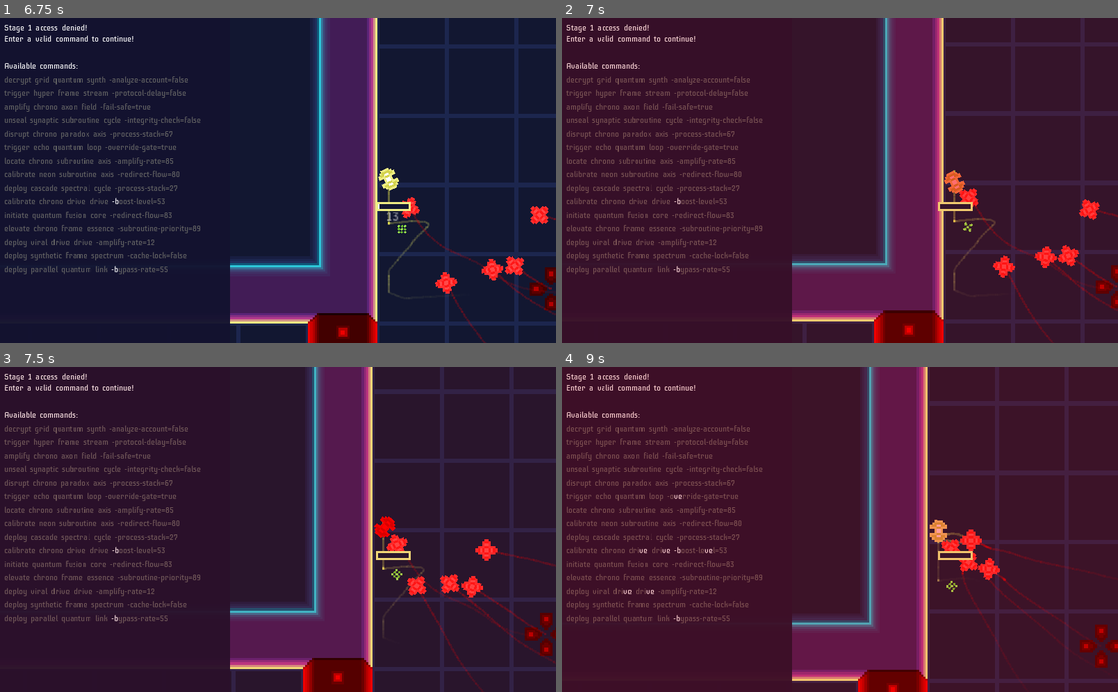
Above: before the commit, frames 1-4 (two rows, left to right).
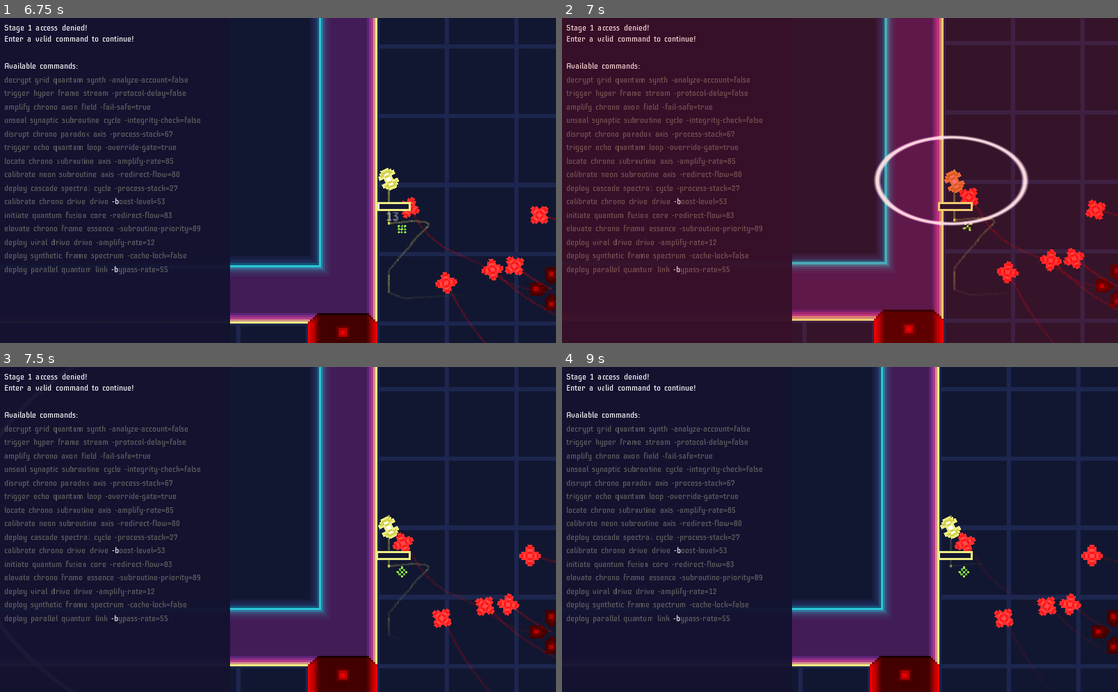
Above: after the commit, the same moments.

Repository: kosinaz/loop-breakerz
Game: Godot game, scene res://map.tscn
Same seed, same stepped clock (60 frames per second), same inputs: the game is played once before the commit and once after it.
Inputs (mouse positions are in pixels of both pictures, inside the frame that each line leads up to):
- Up to frame 1 (6.75 s): tap Enter at 0.5 s; move the mouse to (250, 245) at 0.52 s; tap 0 every 0.75 s from 0.6 to 6.6 s; move the mouse to (444, 229) at 1.27 s; move the mouse to (111, 131) at 2.02 s; move the mouse to (305, 180) at 2.77 s; move the mouse to (194, 99) at 3.52 s; move the mouse to (400, 164) at 4.27 s; move the mouse to (166, 196) at 5.02 s; move the mouse to (333, 109) at 5.77 s; move the mouse to (250, 245) at 6.52 s
- Up to frame 2 (7 s): no input
- Up to frame 3 (7.5 s): move the mouse to (444, 578) at 7.27 s; tap 0 at 7.35 s
- Up to frame 4 (9 s): move the mouse to (673, 480) at 8.02 s; tap 0 at 8.1, 8.85 s; move the mouse to (867, 529) at 8.77 s

Frame 1 is identical in both runs. In frame 2, 3.1% of the frame differs, in the area x 41-100%, y 0-100%; in frame 3, 15%; in frame 4, 99%, in the area x 0-100%, y 0-100%.
Error in both runs: Invalid get index 'text' (on base: 'Nil'). (res://breaker-panel.gd:71)

Commit message:
death effect

Diff:
--- a/Loop Breakerz/camera.gd
+++ b/Loop Breakerz/camera.gd
@@ -13,7 +13,6 @@
 	shake_duration = duration
 	modulate_color = color
 	original_offset = offset  # Store the original offset
-	print(panel.overlay)
 	panel.overlay.visible = true
 	is_modulating = true
 	set_process(true)
--- a/Loop Breakerz/iterator.gd
+++ b/Loop Breakerz/iterator.gd
@@ -13,6 +13,9 @@
 
 	# Make the enemy chase the player
 	if not target_player:
+		return
+
+	if target_player.died:
 		return
 
 	var collision = move_and_collide(position.direction_to(target_player.position) * speed * delta)
--- a/Loop Breakerz/looper.gd
+++ b/Loop Breakerz/looper.gd
@@ -5,6 +5,7 @@
 var health = 10
 var velocity = Vector2()
 var damaged = false
+var died = false
 
 # Direction the player is moving in (store last pressed direction)
 var move_direction = Vector2()
@@ -15,12 +16,18 @@
 # Shooting control
 var can_shoot = true
 var projectile_scene = preload("res://projectile_looper.tscn")
+var ring_scene = preload("res://ring.tscn")
+
+var expansion_speed = 0.5  # Speed of ring expansion
+var max_radius = 1.0  # Maximum radius
 
 onready var health_bar = $"%HealthBar"
 onready var damage_timer = $DamageTimer
 onready var animation_player = $AnimationPlayer
 
 func _process(_delta):
+	if died:
+		return
 	# Get the mouse position
 	var mouse_position = get_global_mouse_position()
 
@@ -62,9 +69,13 @@
 
 # Callback when the Timer times out
 func _on_attack_timer_timeout():
+	if died:
+		return
 	shoot()
 
 func take_damage(amount):
+	if died:
+		return
 	if damaged:
 		return
 	damaged = true
@@ -73,6 +84,14 @@
 	health_bar.value = health
 	animation_player.play("hit")
 	get_parent().get_node("Camera2D").start_shake_and_modulate(2.0, 0.4, "red")
+	if health <= 0:
+		die()
+
+func die():
+	died = true
+	var ring = ring_scene.instance()
+	ring.global_position = global_position
+	get_parent().add_child(ring)
 
 func _on_damage_timer_timeout():
 	damaged = false
--- a/Loop Breakerz/map.gd
+++ b/Loop Breakerz/map.gd
@@ -165,6 +165,8 @@
 	tilemap.update_bitmask_region(zone_b_position * zone_size, zone_b_position * zone_size + zone_size)
 
 func _on_timer_timeout():
+	if player.died:
+		return
 	if randi() % 6:
 		add_enemy(incrementer_scene)
 	else:
--- /dev/null
+++ b/Loop Breakerz/ring.gd
@@ -0,0 +1,27 @@
+extends Node2D
+
+# Speed of ring expansion
+export var expansion_speed = 0.05
+# Maximum radius the ring can expand to
+export var max_radius = 5.0
+# Initial radius
+var current_radius = 0.0
+
+func _process(delta):
+	# Get the material of the ring node
+	var material = $Sprite.material
+
+	# Ensure the material is a ShaderMaterial
+	if material is ShaderMaterial:
+		# Update the radius value
+		current_radius += expansion_speed * delta
+
+		# Clamp the radius to ensure it doesn't exceed max_radius
+		current_radius = min(current_radius, max_radius)
+
+		# Set the radius in the shader
+		material.set_shader_param("radius", current_radius)
+		print(material)
+		# Free the node when the ring reaches maximum radius
+		if current_radius >= max_radius:
+			queue_free()
--- /dev/null
+++ b/Loop Breakerz/ring.tscn
@@ -0,0 +1,35 @@
+[gd_scene load_steps=5 format=2]
+
+[ext_resource path="res://ring_test.gd" type="Script" id=1]
+[ext_resource path="res://assets/token.png" type="Texture" id=2]
+
+[sub_resource type="Shader" id=4]
+code = "shader_type canvas_item;
+
+render_mode blend_add, unshaded;
+
+uniform float radius : hint_range(0.0, 10.0);
+uniform float thickness : hint_range(0.0, 1.0);
+
+void fragment() {
+    vec2 uv = SCREEN_UV;
+    vec2 center = vec2(0.7, 0.5);
+    float dist = length(uv - center);
+    float ring = smoothstep(radius, radius + thickness, dist) - smoothstep(radius + thickness, radius + 2.0 * thickness, dist);
+    COLOR = vec4(vec3(ring), 1.0);
+}
+"
+
+[sub_resource type="ShaderMaterial" id=5]
+shader = SubResource( 4 )
+shader_param/radius = 0.0
+shader_param/thickness = 0.008
+
+[node name="Ring" type="Node2D"]
+script = ExtResource( 1 )
+
+[node name="Sprite" type="Sprite" parent="."]
+material = SubResource( 5 )
+position = Vector2( 559, 276 )
+scale = Vector2( 500, 500 )
+texture = ExtResource( 2 )
--- /dev/null
+++ b/Loop Breakerz/ring_test.gd
@@ -0,0 +1,30 @@
+extends Node2D
+
+# Reference to the Sprite node
+onready var ring_sprite = $Sprite
+
+# Speed of expansion and maximum radius
+export var expansion_speed = 1.25
+export var max_radius = 5.0
+
+# Current radius of the ring
+var current_radius = 0.0
+
+func _ready():
+	# Initialize the shader radius to 0
+	var material = ring_sprite.material
+	if material is ShaderMaterial:
+		material.set_shader_param("radius", current_radius)
+
+func _process(delta):
+
+	# Update and expand the radius
+	if current_radius < max_radius:
+		current_radius += expansion_speed * delta
+		# Update the shader parameter
+		var material = ring_sprite.material
+		if material is ShaderMaterial:
+			material.set_shader_param("radius", current_radius)
+	else:
+		# Stop expansion and optionally free the node
+		queue_free()
